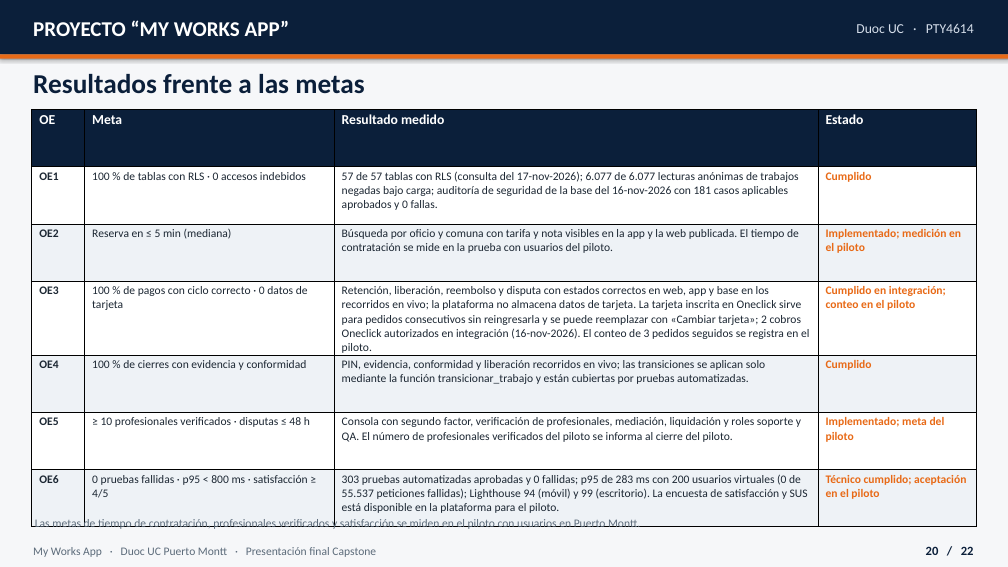
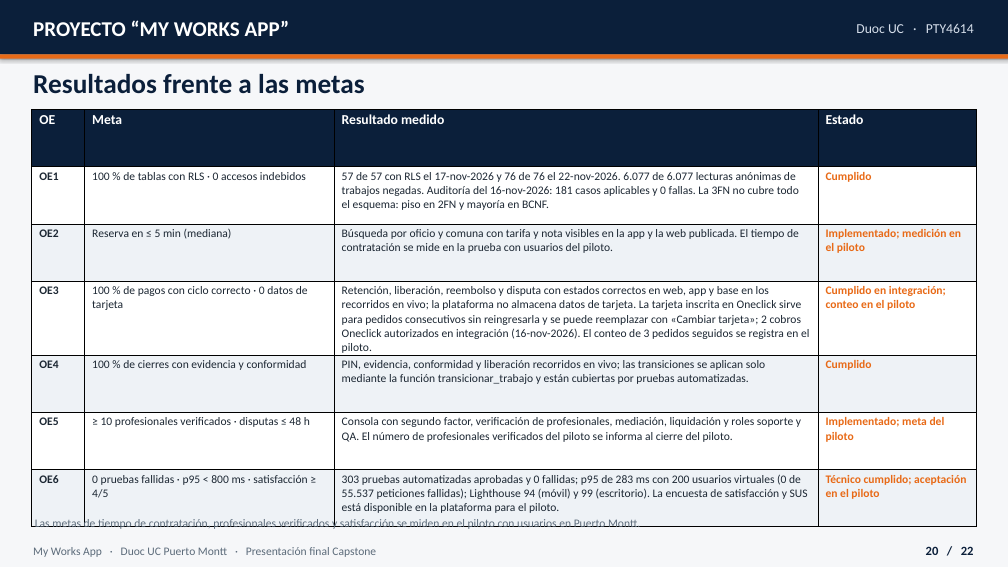
Before and after one commit to MathiasAlejandr0/MyWorksAppProyect, a slide deck: slide 20 of Fase 2/Presentacion_final_MyWorksApp.pptx. Drawn at 1008x567 pixels with LibreOffice and Linux fonts; fonts in the diff are those of the drawing. Boxes give left, top, right and bottom in pixels: in the first picture for what was removed or moved away, otherwise in the second. Text is boxed around its words. In the diff, an @@ line names an element or a change of style, - is before the commit and + after.

```diff
--- a/Fase 2/Presentacion_final_MyWorksApp.pptx
+++ b/Fase 2/Presentacion_final_MyWorksApp.pptx
@@ table at box(32, 110, 976, 517) @@
-row 2, column 3: 57 de 57 tablas con RLS (consulta del 17-nov-2026); 6.077 de 6.077 lecturas anónimas de trabajos negadas bajo carga; auditoría de seguridad de la base del 16-nov-2026 con 181 casos aplicables aprobados y 0 fallas.
+row 2, column 3: 57 de 57 con RLS el 17-nov-2026 y 76 de 76 el 22-nov-2026. 6.077 de 6.077 lecturas anónimas de trabajos negadas. Auditoría del 16-nov-2026: 181 casos aplicables y 0 fallas. La 3FN no cubre todo el esquema: piso en 2FN y mayoría en BCNF.
```
Also in this commit, not shown: 3 other slides changed, 25 other files.
